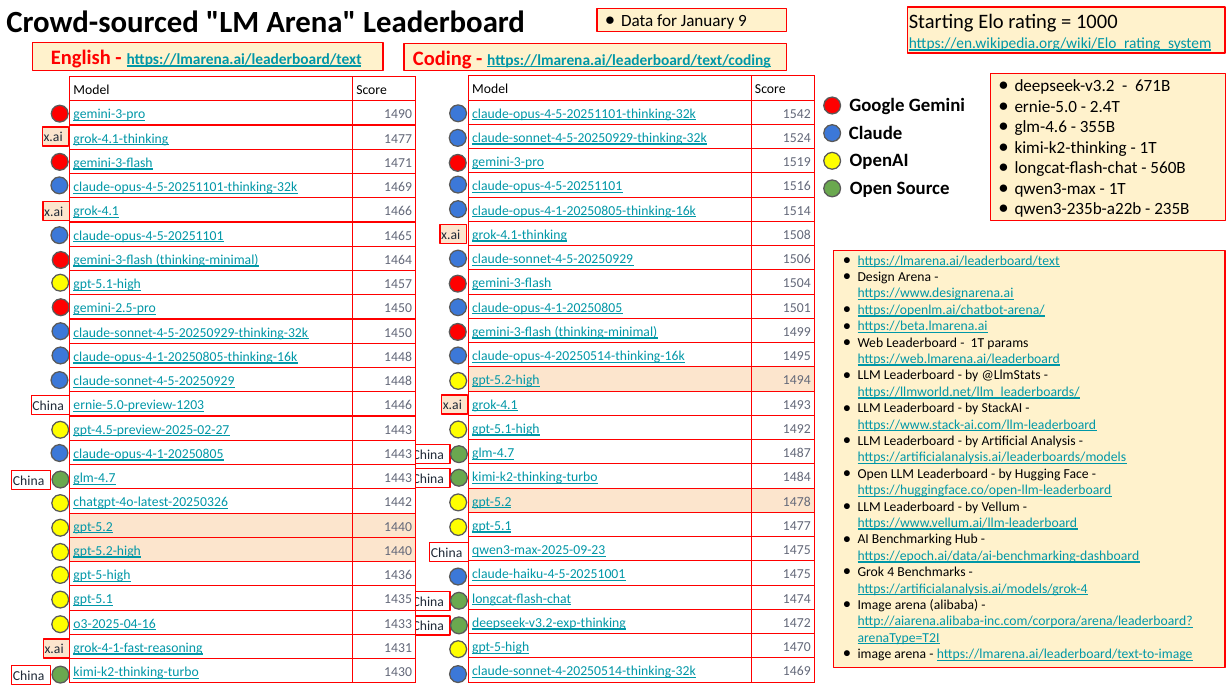
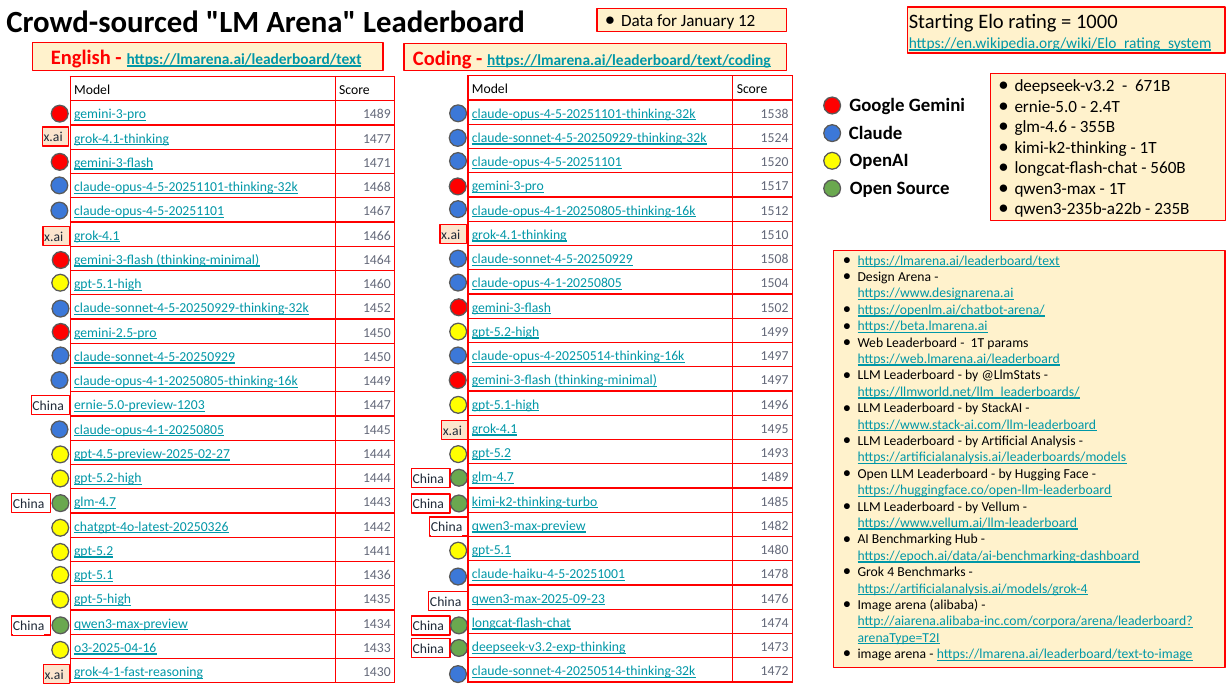
Before and after one commit to lselector/seminar, a slide deck: slide 2 of 2026/2026-01-16-AI-Updates.pptx. Drawn at 1232x693 pixels with LibreOffice and Linux fonts; fonts in the diff are those of the drawing. Boxes give left, top, right and bottom in pixels: in the first picture for what was removed or moved away, otherwise in the second. Text is boxed around its words. In the diff, an @@ line names an element or a change of style, - is before the commit and + after.

Commit message:
update

```diff
--- a/2026/2026-01-16-AI-Updates.pptx
+++ b/2026/2026-01-16-AI-Updates.pptx
@@ text in rectangle at (621,14,755,32): text changed @@
-● Data for January 9
+● Data for January 12
@@ table at (70,76,394,684) @@
-row 2, column 2: 1490
+row 2, column 2: 1489
-row 5: claude-opus-4-5-20251101-thinking-32k | 1469
+row 5: claude-opus-4-5-20251101-thinking-32k | 1468
+row 6: claude-opus-4-5-20251101 | 1467
-row 7: claude-opus-4-5-20251101 | 1465
-row 9: gpt-5.1-high | 1457
+row 9: gpt-5.1-high | 1460
+row 10: claude-sonnet-4-5-20250929-thinking-32k | 1452
-row 12, column 1: claude-sonnet-4-5-20250929-thinking-32k
+row 12, column 1: claude-sonnet-4-5-20250929
-row 13, column 2: 1448
+row 13, column 2: 1449
-row 14, column 1: claude-sonnet-4-5-20250929
+row 14, column 1: ernie-5.0-preview-1203
-row 14, column 2: 1448
+row 14, column 2: 1447
-row 15, column 1: ernie-5.0-preview-1203
+row 15, column 1: claude-opus-4-1-20250805
-row 15, column 2: 1446
+row 15, column 2: 1445
-row 16, column 2: 1443
+row 16, column 2: 1444
-row 17, column 1: claude-opus-4-1-20250805
+row 17, column 1: gpt-5.2-high
-row 17, column 2: 1443
+row 17, column 2: 1444
-row 20, column 2: 1440
+row 20, column 2: 1441
-row 21, column 1: gpt-5.2-high
+row 21, column 1: gpt-5.1
-row 21, column 2: 1440
+row 21, column 2: 1436
-row 22, column 2: 1436
+row 22, column 2: 1435
-row 23, column 1: gpt-5.1
+row 23, column 1: qwen3-max-preview
-row 23, column 2: 1435
+row 23, column 2: 1434
-row 24: grok-4-1-fast-reasoning | 1431
-row 25: kimi-k2-thinking-turbo | 1430
+row 25: grok-4-1-fast-reasoning | 1430
@@ fill #FCE5CD to #FFFFFF in 4 cells @@
@@ table: place and size @@
-table at (69,76,416,684)
+table at (70,76,394,684)
@@ table at (468,76,792,684) @@
-row 2, column 2: 1542
+row 2, column 2: 1538
-row 4: gemini-3-pro | 1519
-row 5: claude-opus-4-5-20251101 | 1516
-row 6: claude-opus-4-1-20250805-thinking-16k | 1514
-row 7: grok-4.1-thinking | 1508
-row 8: claude-sonnet-4-5-20250929 | 1506
-row 9: gemini-3-flash | 1504
-row 10: claude-opus-4-1-20250805 | 1501
-row 11: gemini-3-flash (thinking-minimal) | 1499
-row 12: claude-opus-4-20250514-thinking-16k | 1495
-row 13: gpt-5.2-high | 1494
-row 14: grok-4.1 | 1493
-row 15: gpt-5.1-high | 1492
-row 16: glm-4.7 | 1487
-row 17: kimi-k2-thinking-turbo | 1484
-row 18: gpt-5.2 | 1478
-row 19: gpt-5.1 | 1477
-row 20: qwen3-max-2025-09-23 | 1475
-row 21: claude-haiku-4-5-20251001 | 1475
+row 4: claude-opus-4-5-20251101 | 1520
+row 5: gemini-3-pro | 1517
+row 6: claude-opus-4-1-20250805-thinking-16k | 1512
+row 7: grok-4.1-thinking | 1510
+row 8: claude-sonnet-4-5-20250929 | 1508
+row 9: claude-opus-4-1-20250805 | 1504
+row 10: gemini-3-flash | 1502
+row 11: gpt-5.2-high | 1499
+row 12: claude-opus-4-20250514-thinking-16k | 1497
+row 13: gemini-3-flash (thinking-minimal) | 1497
+row 14: gpt-5.1-high | 1496
+row 15: grok-4.1 | 1495
+row 16: gpt-5.2 | 1493
+row 17: glm-4.7 | 1489
+row 18: kimi-k2-thinking-turbo | 1485
+row 19: qwen3-max-preview | 1482
+row 20: gpt-5.1 | 1480
+row 21: claude-haiku-4-5-20251001 | 1478
+row 22: qwen3-max-2025-09-23 | 1476
-row 23: deepseek-v3.2-exp-thinking | 1472
-row 24: gpt-5-high | 1470
-row 25: claude-sonnet-4-20250514-thinking-32k | 1469
+row 24: deepseek-v3.2-exp-thinking | 1473
+row 25: claude-sonnet-4-20250514-thinking-32k | 1472
@@ fill #FCE5CD to #FFFFFF in 4 cells @@
@@ table: place and size @@
-table at (468,76,816,684)
+table at (468,76,792,684)
@@ ellipse: place and size @@
-ellipse at (52,323,69,340)
+ellipse at (52,301,69,318)
@@ 6 ellipses, 1 rectangle: place and size @@
-6 ellipses, 1 rectangle at (51,176,469,562)
+6 ellipses, 1 rectangle at (51,153,469,536)
@@ 2 ellipses, 1 rectangle: place and size @@
-2 ellipses, 1 rectangle at (411,324,468,463)
+2 ellipses, 1 rectangle at (411,372,468,513)
@@ rectangle added at (429,591,467,610), outline #FF0000 0.75 pt, 8 pt, text #1F2937 @@
+China
@@ 3 ellipses, 1 rectangle: place and size @@
-3 ellipses, 1 rectangle at (12,372,467,684)
+3 ellipses, 1 rectangle at (12,323,467,634)
@@ 7 ellipses, 4 rectangles: place and size @@
-7 ellipses, 4 rectangles at (12,154,467,658)
+7 ellipses, 4 rectangles at (12,179,468,684)
@@ rectangle "China": place and size @@
-rectangle "China" at (411,591,450,610)
+rectangle "China" at (411,638,450,657)
@@ ellipse removed at (450,641,467,658) @@
@@ ellipse: place and size @@
-ellipse at (451,593,468,610)
+ellipse at (451,639,468,657)
```
Also in this commit, not shown: 5 other slides changed, 6 slides added.
